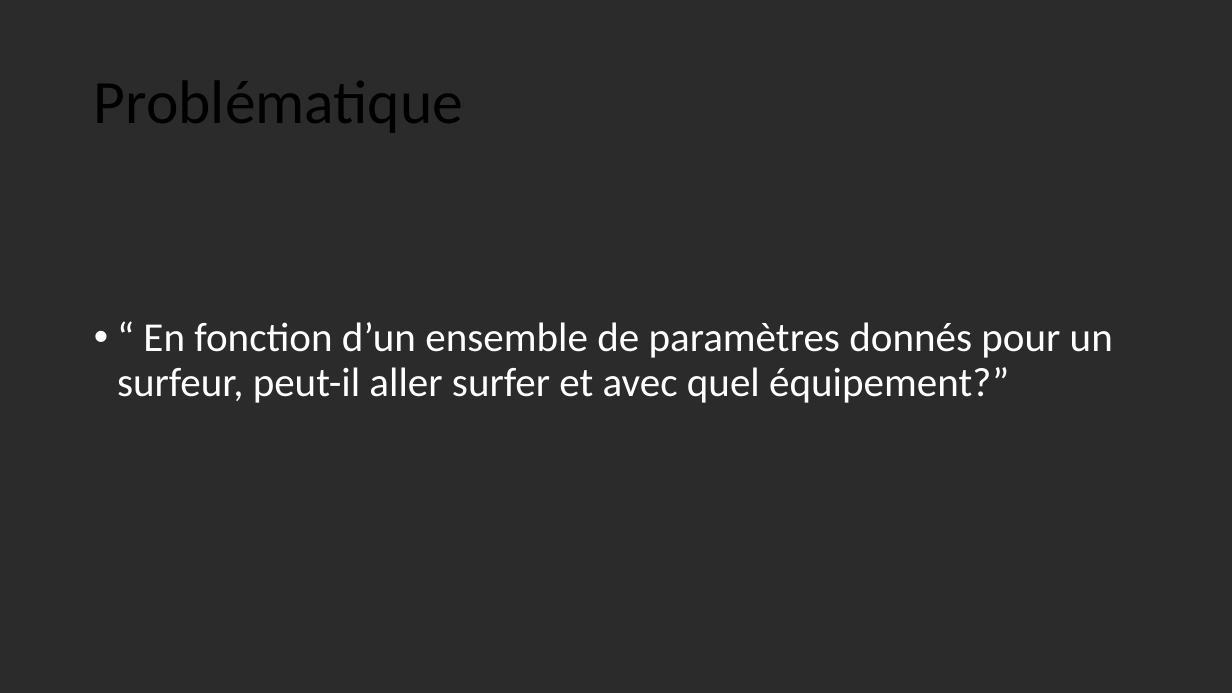
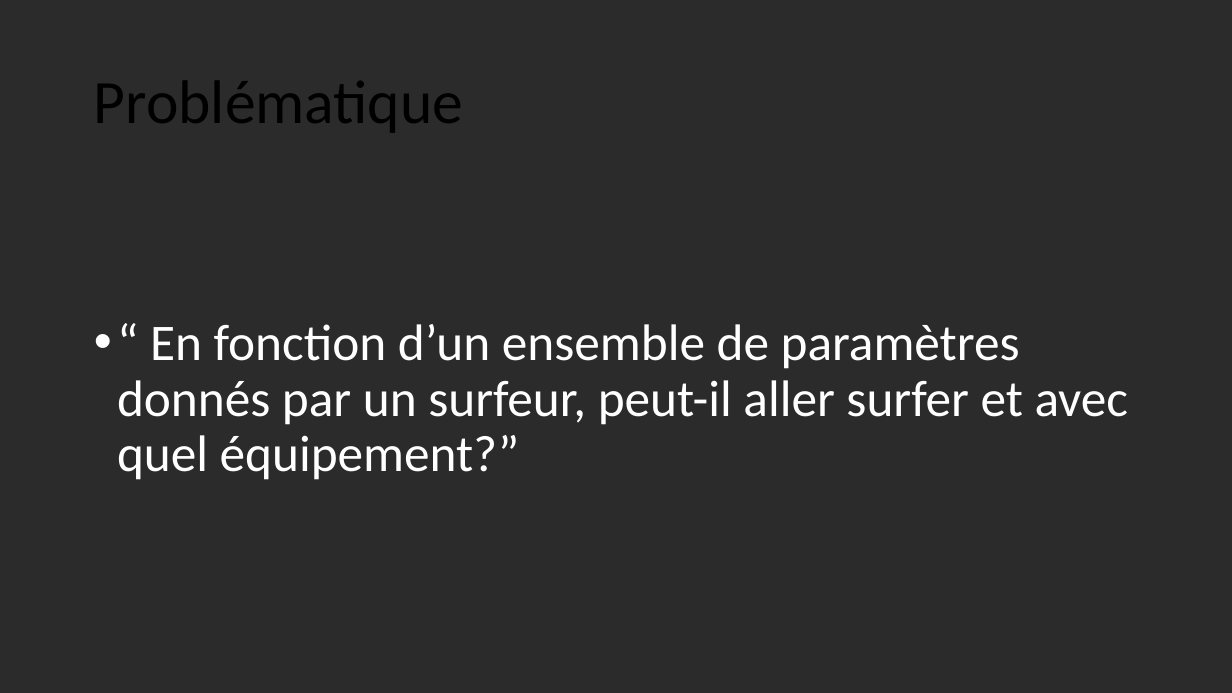
Before and after one commit to anthonygal/AI_Surf_Expert_System, a slide deck: slide 4 of Soutenance_Projet.pptx (slide 2 before the commit). Drawn at 1232x693 pixels with LibreOffice and Linux fonts; fonts in the diff are those of the drawing; background and template pictures are left out; a plain dark background stands for a picture behind light text. Boxes give left, top, right and bottom in pixels: in the first picture for what was removed or moved away, otherwise in the second. Text is boxed around its words. In the diff, an @@ line names an element or a change of style, - is before the commit and + after.

```diff
--- a/Soutenance_Projet.pptx
+++ b/Soutenance_Projet.pptx
@@ text at bbox=[117, 324, 1129, 480]: text changed; size 32 to 40 pt @@
-• “ En fonction d’un ensemble de paramètres donnés pour un surfeur, peut-il aller surfer et avec quel équipement?”
+• “ En fonction d’un ensemble de paramètres donnés par un surfeur, peut-il aller surfer et avec quel équipement?”
```
Also in this commit, not shown: 2 other slides changed, 3 slides added.
